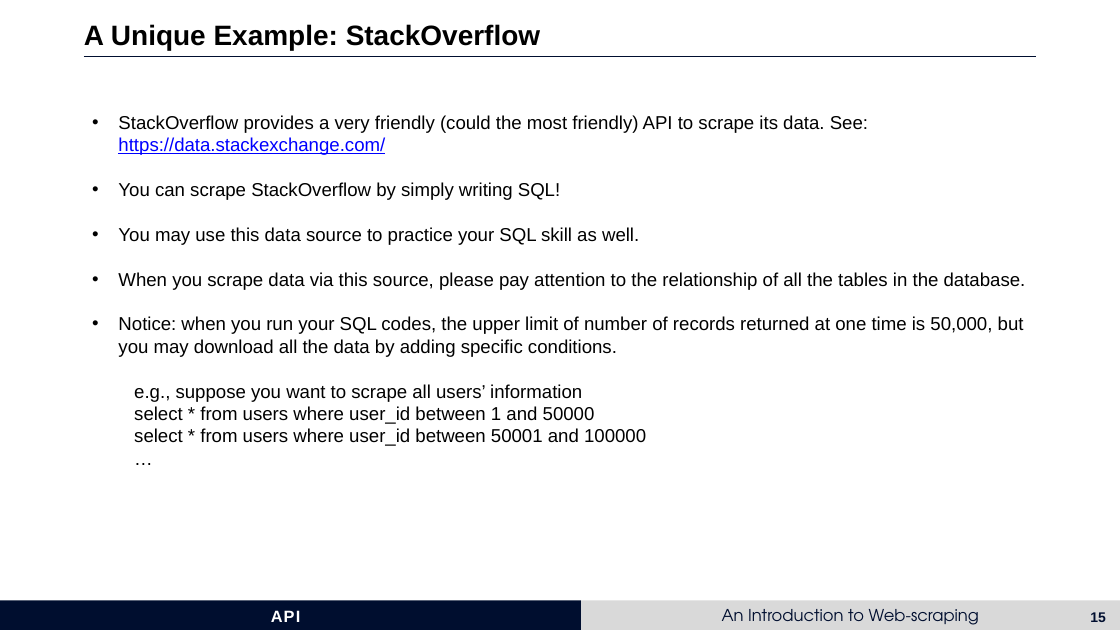
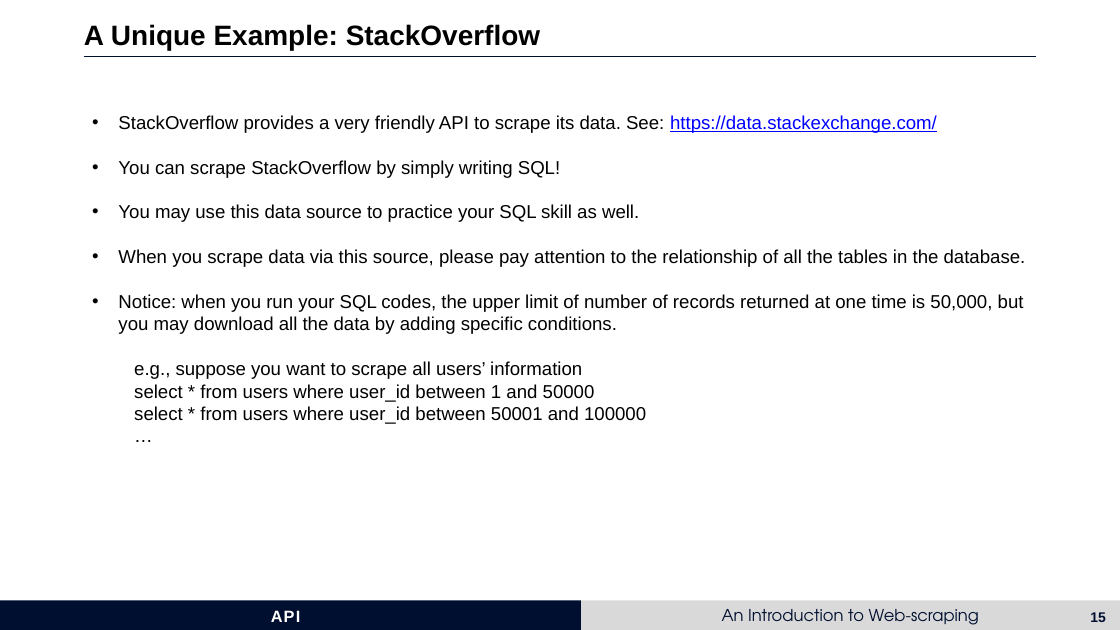
Before and after one commit to HongfeiUconn/Introduction-to-Web-scraping, a slide deck: slide 15 of Introduction to Webscraping.pptx. Drawn at 1120x630 pixels with LibreOffice and Linux fonts; fonts in the diff are those of the drawing. Boxes give left, top, right and bottom in pixels: in the first picture for what was removed or moved away, otherwise in the second. Text is boxed around its words. In the diff, an @@ line names an element or a change of style, - is before the commit and + after.

```diff
--- a/Introduction to Webscraping.pptx
+++ b/Introduction to Webscraping.pptx
@@ text at (118,115,937,133): text changed @@
-• StackOverflow provides a very friendly (could the most friendly) API to scrape its data. See: https://data.stackexchange.com/
+• StackOverflow provides a very friendly API to scrape its data. See: https://data.stackexchange.com/
```
Also in this commit, not shown: 4 other slides changed.
